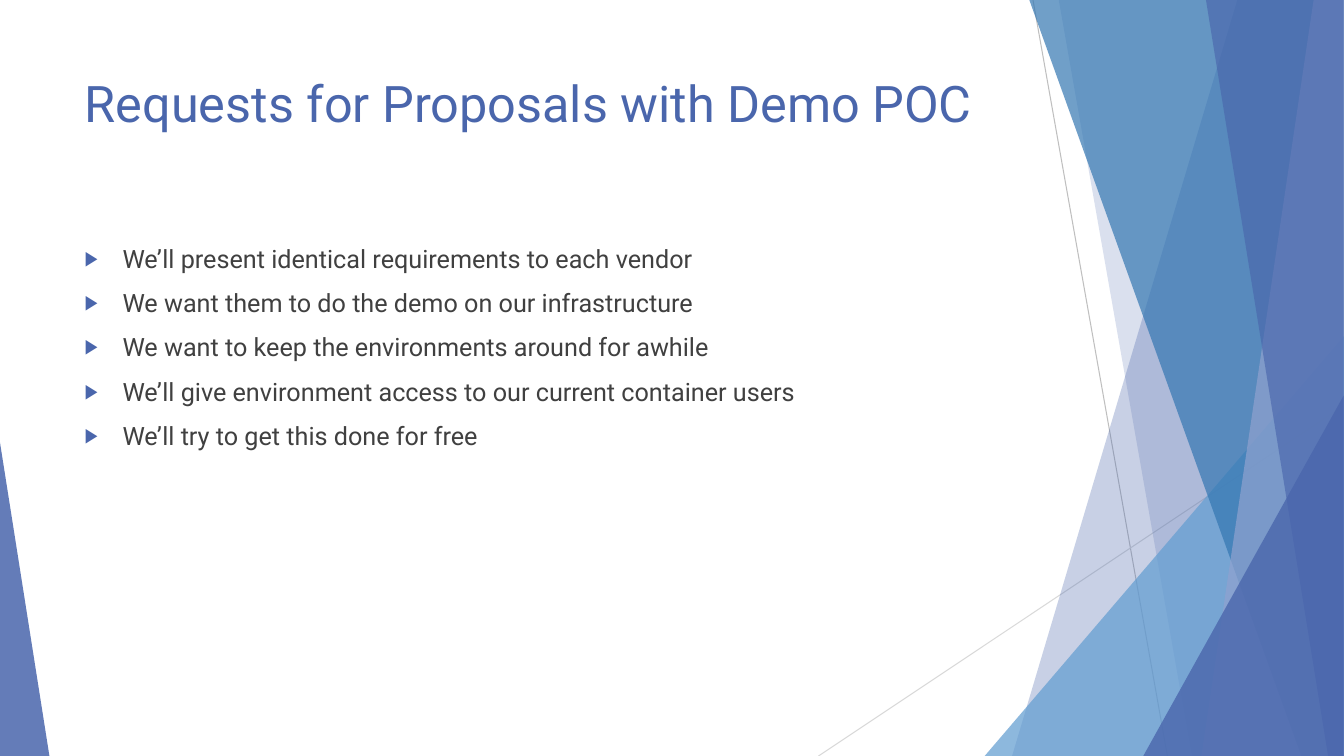
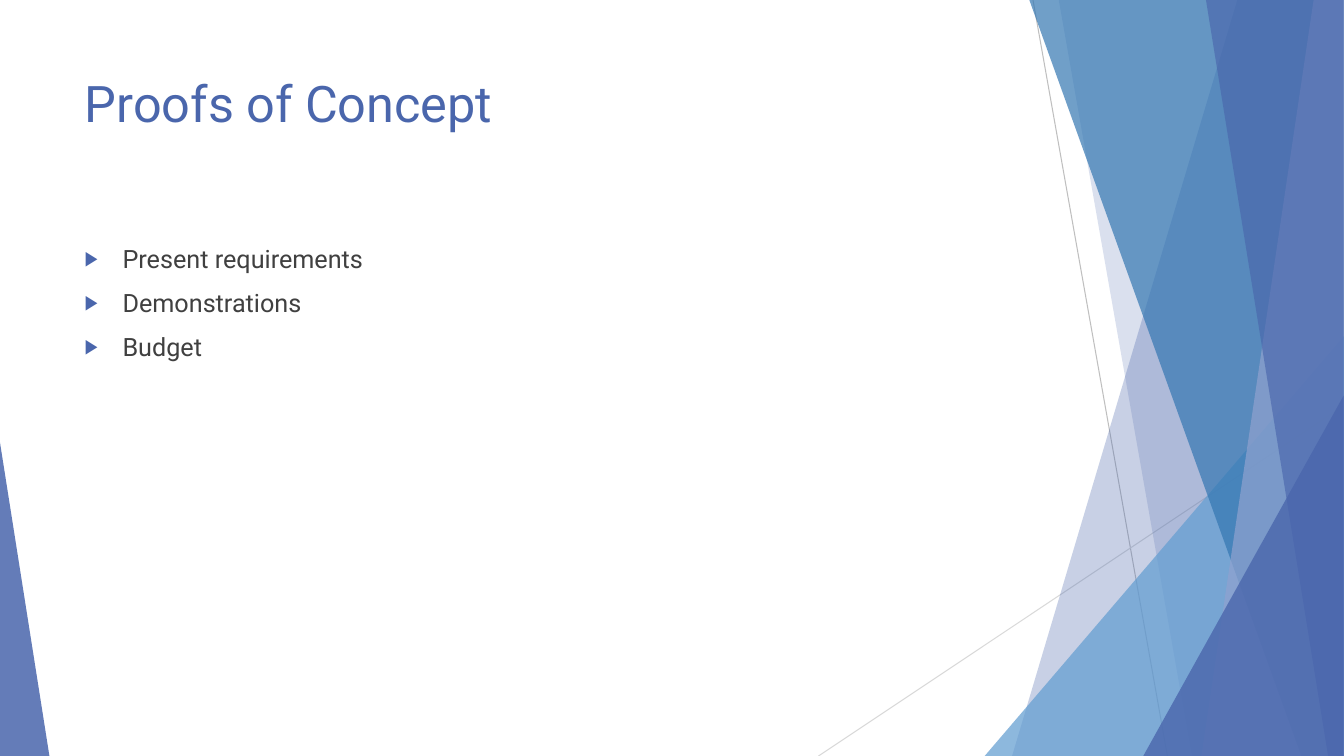
Before and after one commit to EnterpriseProductsLP/docker-straw-man, a slide deck: slide 7 of presentation.pptx (slide 6 before the commit). Drawn at 1344x756 pixels with LibreOffice and Linux fonts; fonts in the diff are those of the drawing. Boxes give left, top, right and bottom in pixels: in the first picture for what was removed or moved away, otherwise in the second. Text is boxed around its words. In the diff, an @@ line names an element or a change of style, - is before the commit and + after.

```diff
--- a/presentation.pptx
+++ b/presentation.pptx
@@ title at (85,83,492,133): text changed @@
-Requests for Proposals with Demo POC
+Proofs of Concept
@@ text at (123,250,363,362): text changed @@
-▶ We’ll present identical requirements to each vendor
-▶ We want them to do the demo on our infrastructure
-▶ We want to keep the environments around for awhile
-▶ We’ll give environment access to our current container users
-▶ We’ll try to get this done for free
+▶ Present requirements
+▶ Demonstrations
+▶ Budget
```
Also in this commit, not shown: 10 other slides changed, 3 slides added.
